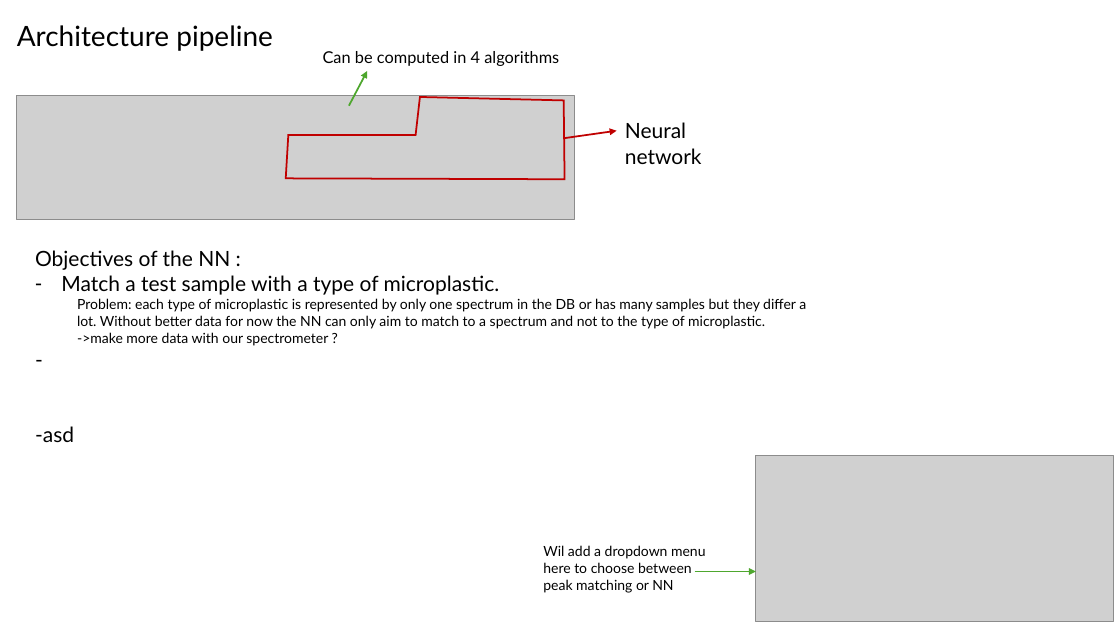
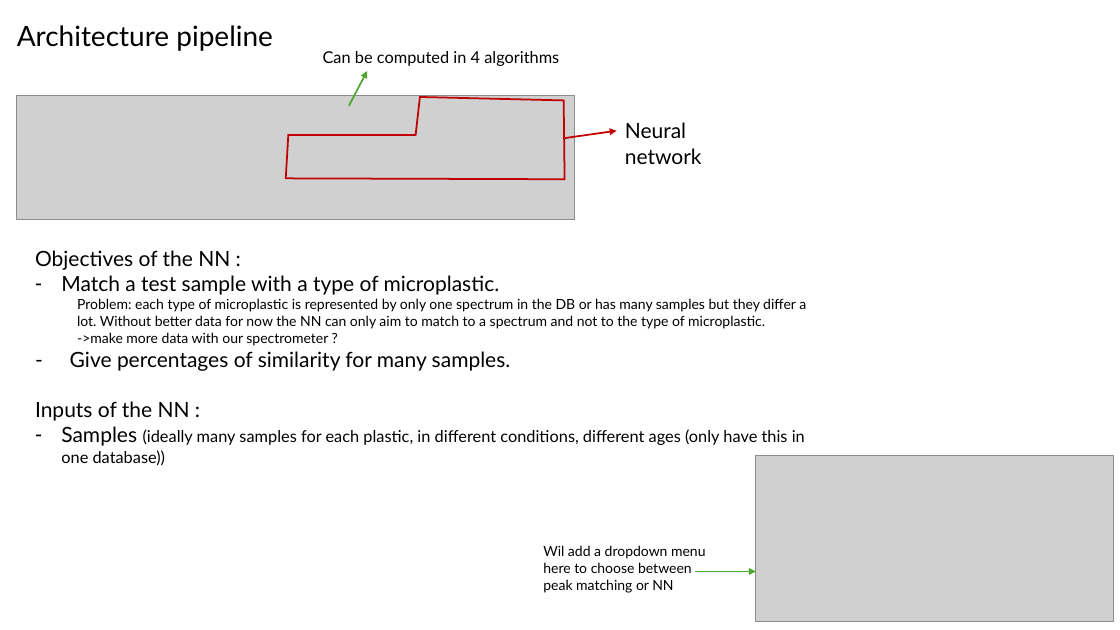
Before and after one commit to blichub/temp_raman_personal, a slide deck: slide 1 of raman_week5.pptx. Drawn at 1120x630 pixels with LibreOffice and Linux fonts; fonts in the diff are those of the drawing; grey boxes stand for pictures. Boxes give left, top, right and bottom in pixels: in the first picture for what was removed or moved away, otherwise in the second. Text is boxed around its words. In the diff, an @@ line names an element or a change of style, - is before the commit and + after.

```diff
--- a/raman_week5.pptx
+++ b/raman_week5.pptx
@@ text at <box>35,351,805,466</box>: text changed; size 18 to 14 pt @@
--
--asd
+- Give percentages of similarity for many samples.
+Inputs of the NN :
+– Samples (ideally many samples for each plastic, in different conditions, different ages (only have this in one database))
```
Also in this commit, not shown: 1 other slide changed, 2 slides added, 1 slide removed, 7 other files.
